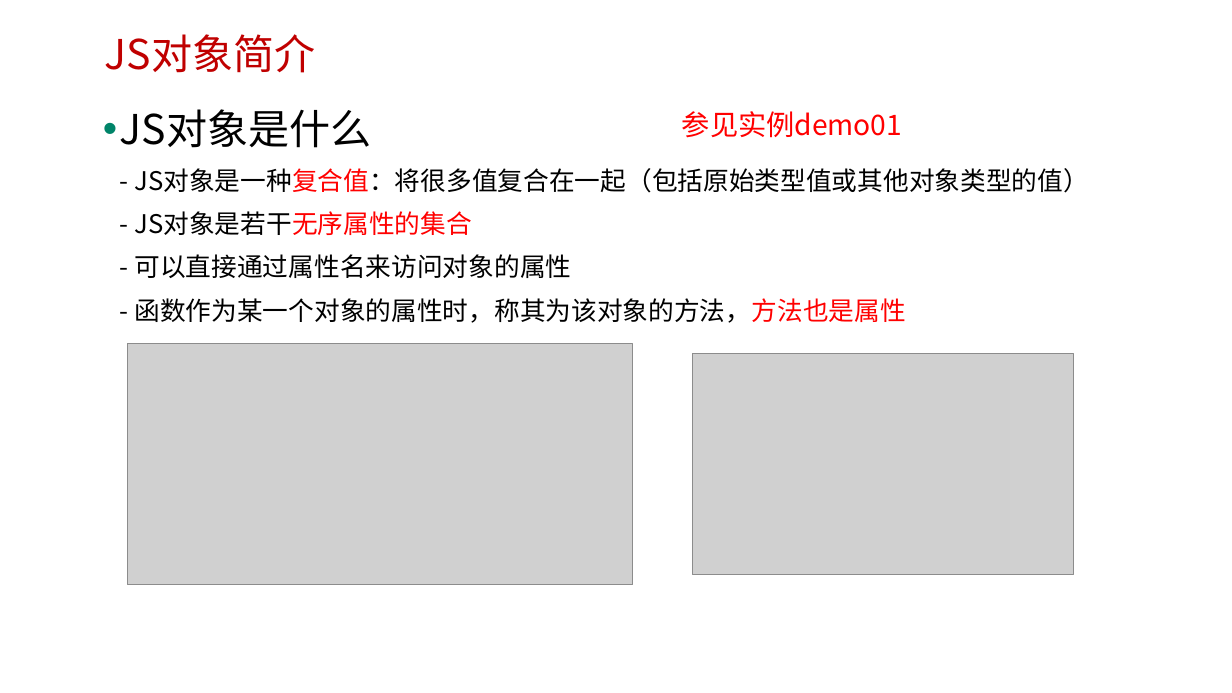
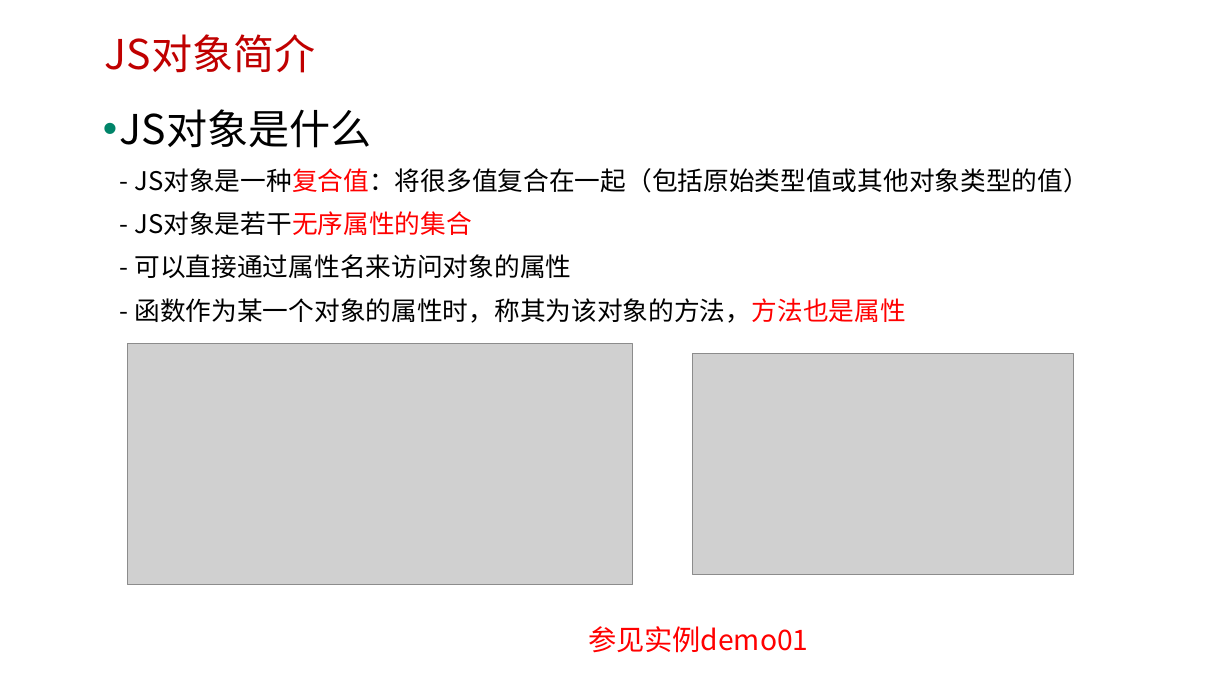
Before and after one commit to edu2act/course-javascript-advanced, a slide deck: slide 4 of 课程PPT/06.JavaScript对象.pptx. Drawn at 1232x693 pixels with LibreOffice and Linux fonts; fonts in the diff are those of the drawing; grey boxes stand for pictures; background and template pictures are left out. Boxes give left, top, right and bottom in pixels: in the first picture for what was removed or moved away, otherwise in the second. Text is boxed around its words. In the diff, an @@ line names an element or a change of style, - is before the commit and + after.

```diff
--- a/课程PPT/06.JavaScript对象.pptx
+++ b/课程PPT/06.JavaScript对象.pptx
@@ text "参见实例demo01": place and size @@
-text "参见实例demo01" at (682,111,902,138)
+text "参见实例demo01" at (588,626,808,653)
```
Also in this commit, not shown: 1 other slide changed, 1 slide added, 10 other files.
